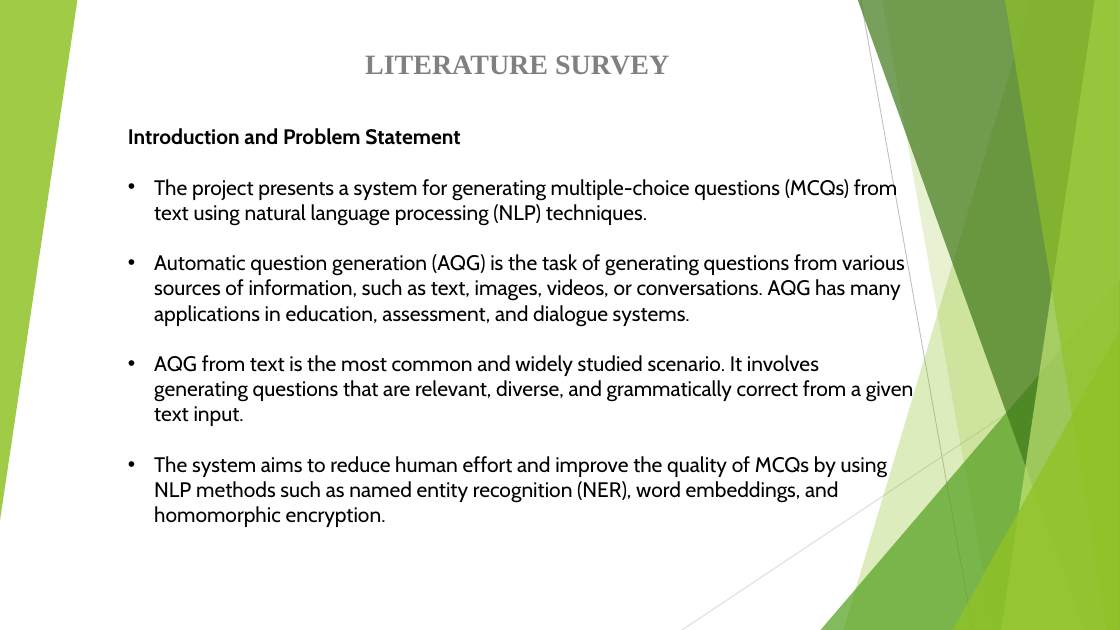
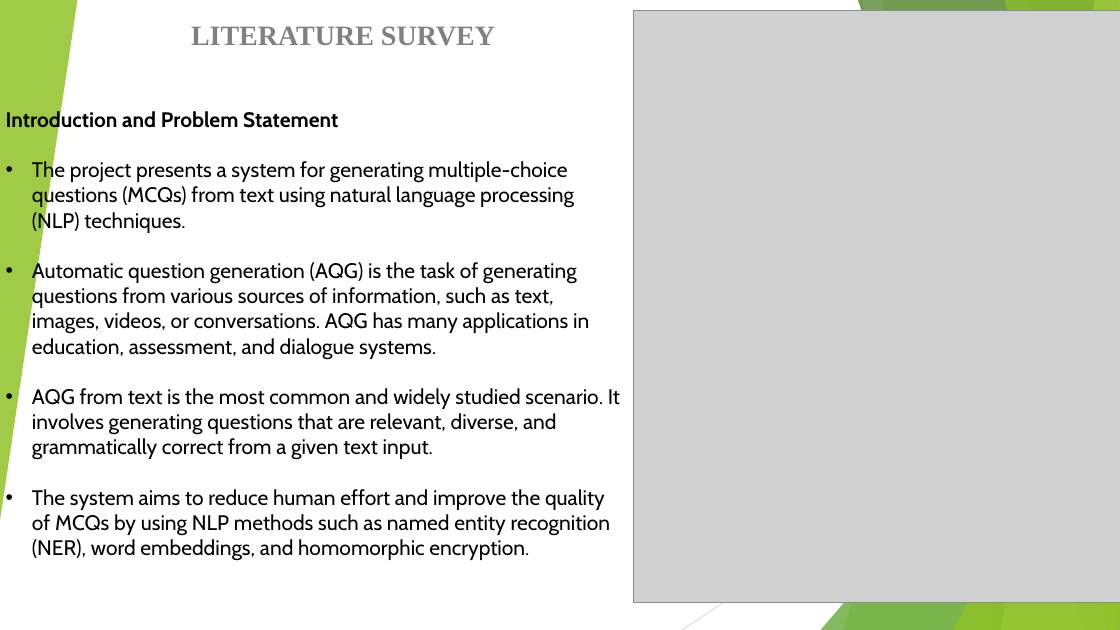
Before and after one commit to GauravShukla07/Knowbot, a slide deck: slide 5 of Major Project PPT 1.0.pptx. Drawn at 1120x630 pixels with LibreOffice and Linux fonts; fonts in the diff are those of the drawing; grey boxes stand for pictures. Boxes give left, top, right and bottom in pixels: in the first picture for what was removed or moved away, otherwise in the second. Text is boxed around its words. In the diff, an @@ line names an element or a change of style, - is before the commit and + after.

Commit message:
File corrections

```diff
--- a/Major Project PPT 1.0.pptx
+++ b/Major Project PPT 1.0.pptx
@@ title "LITERATURE SURVEY": place and size @@
-title "LITERATURE SURVEY" at [365, 55, 669, 75]
+title "LITERATURE SURVEY" at [191, 26, 495, 46]
@@ picture added at [634, 11, 1120, 602] @@
@@ text "Introduction and Problem Statement" rewrapped from [128, 128, 914, 527] to [6, 109, 620, 561] @@
```
Also in this commit, not shown: 1 other slide changed, 2 other files.
